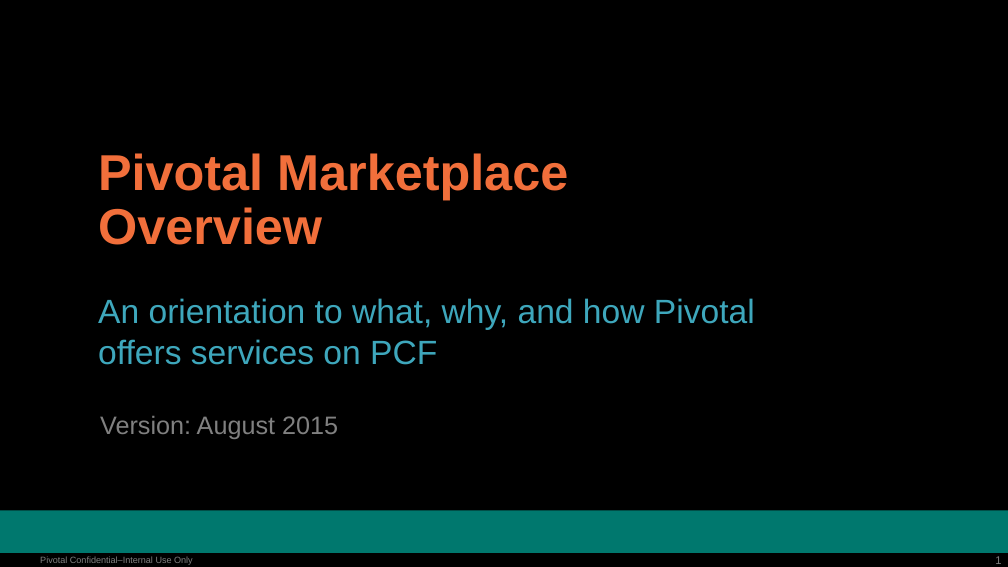
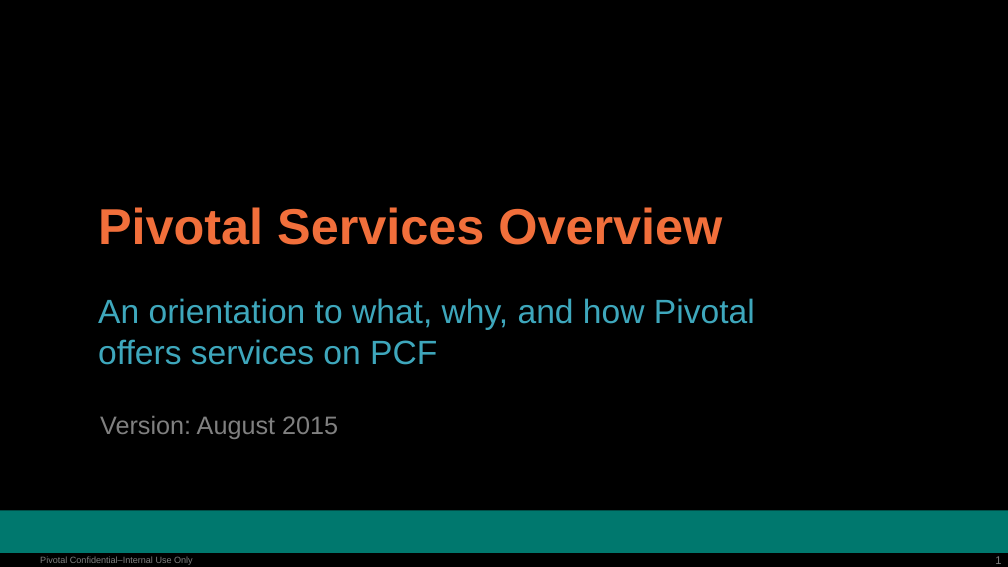
Before and after one commit to adamzwickey/PCF-Bootcamp-VZ, a slide deck: slide 1 of presentations/MarketplaceOverview.pptx. Drawn at 1008x567 pixels with LibreOffice and Linux fonts; fonts in the diff are those of the drawing; background and template pictures are left out. Boxes give left, top, right and bottom in pixels: in the first picture for what was removed or moved away, otherwise in the second. Text is boxed around its words. In the diff, an @@ line names an element or a change of style, - is before the commit and + after.

```diff
--- a/presentations/MarketplaceOverview.pptx
+++ b/presentations/MarketplaceOverview.pptx
@@ title at [98,207,722,245]: text changed @@
-Pivotal Marketplace Overview
+Pivotal Services Overview
```
Also in this commit, not shown: 2 other slides changed, 7 slides removed, 1 other file.
